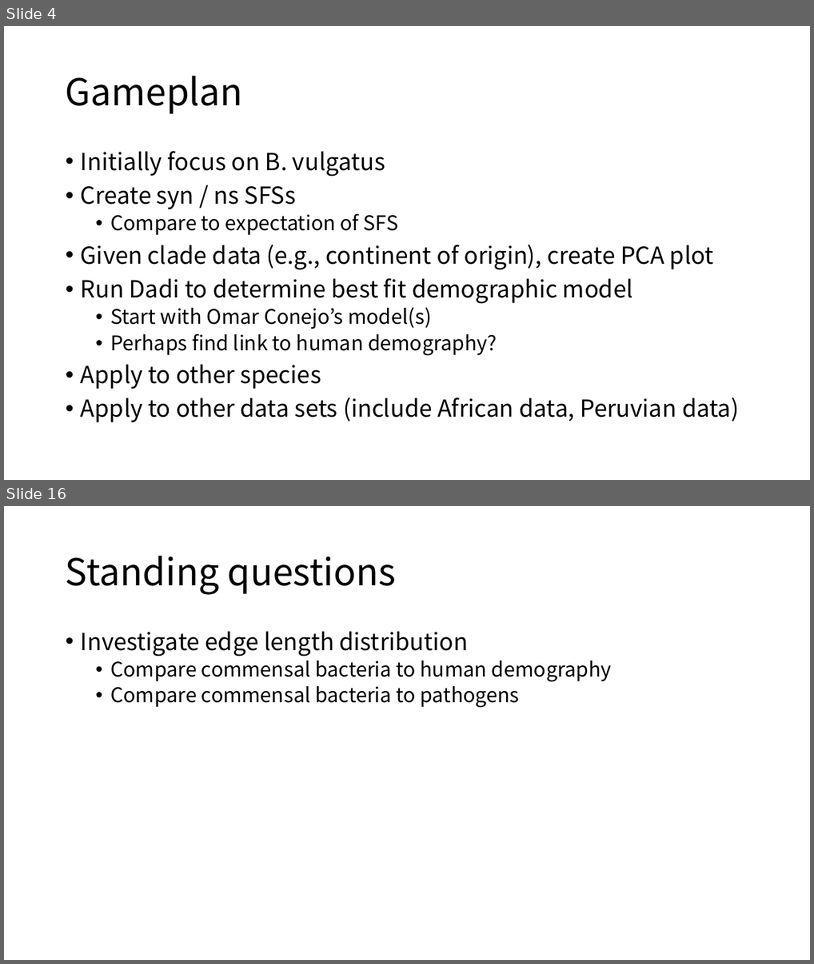
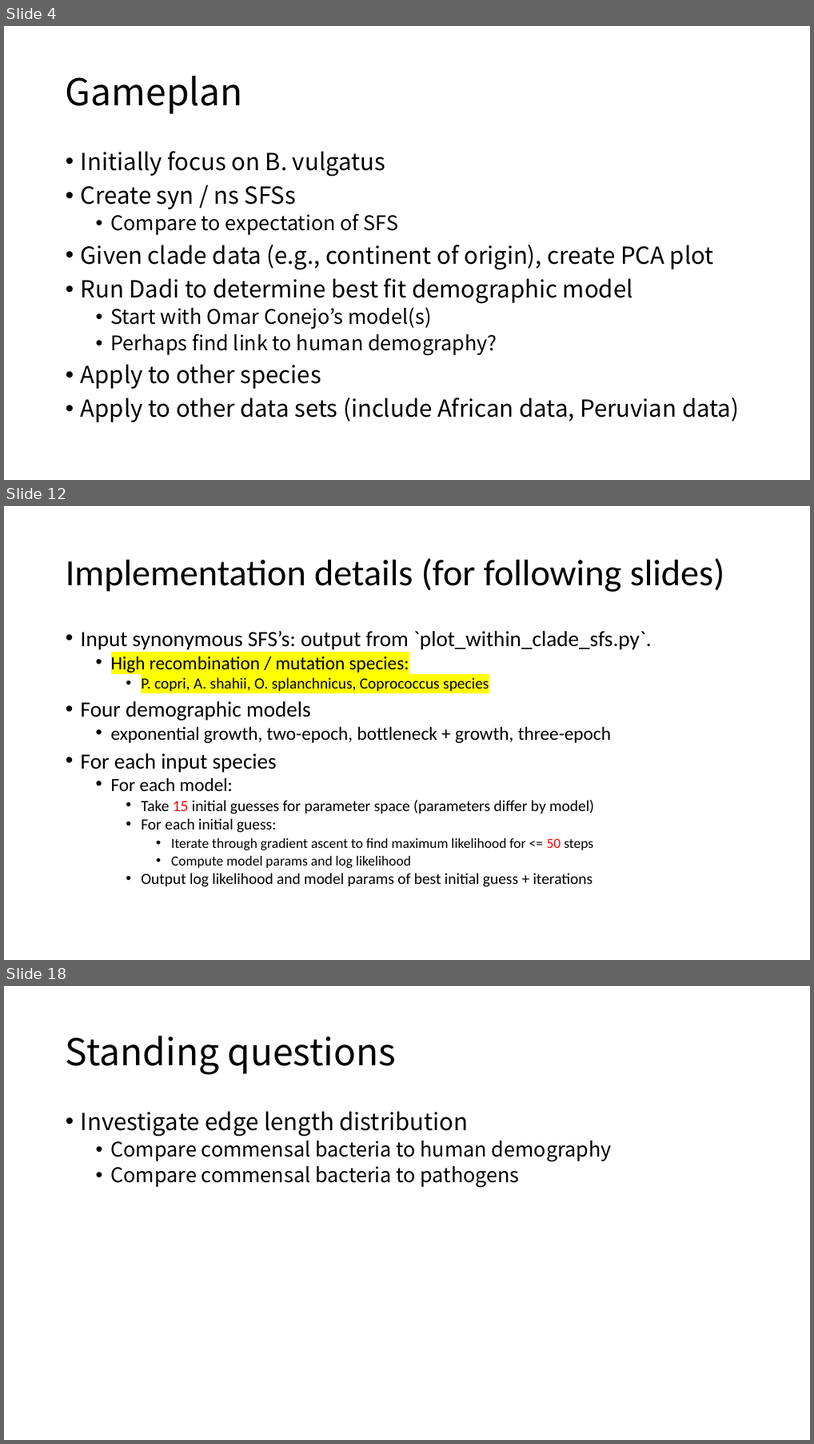
Before and after one commit to jon-mah/demo_for_ccgb, a slide deck: Summary/20210217_demo_for_ccgb_rotation_update.pptx. Shown one above the other, each under a label of ours: slides 4 and 16 before the commit, slides 4, 12 and 18 after it; the slides between them are not shown. The pictures are 814x964 and 814x1444 pixels, drawn with LibreOffice and Linux fonts; fonts in the diff are those of the drawing. Boxes give left, top, right and bottom in pixels: in the first picture for what was removed or moved away, otherwise in the second. Text is boxed around its words. In the diff, an @@ line names an element or a change of style, - is before the commit and + after.

```diff
--- a/Summary/20210217_demo_for_ccgb_rotation_update.pptx
+++ b/Summary/20210217_demo_for_ccgb_rotation_update.pptx
@@ slide 12 added at (4,506,810,960), background #FFFFFF @@
@@ title added at (66,558,725,592), 44 pt, text #000000 @@
+Implementation details (for following slides)
@@ text added at (81,631,652,887), 18.5 pt, text #000000 @@
+• Input synonymous SFS’s: output from `plot_within_clade_sfs.py`.
+  • High recombination / mutation species:
+    • P. copri, A. shahii, O. splanchnicus, Coprococcus species
+• Four demographic models
+  • exponential growth, two-epoch, bottleneck + growth, three-epoch
+• For each input species
+  • For each model:
+    • Take 15 initial guesses for parameter space (parameters differ by model)
+    • For each initial guess:
+      • Iterate through gradient ascent to find maximum likelihood for <= 50 steps
+      • Compute model params and log likelihood
+    • Output log likelihood and model params of best initial guess + iterations
@@ what was slide 16 is now slide 18 @@
```
Also in this commit, not shown: 1 slide changed, 12 other slides added, 11 slides removed, 1 other file.
